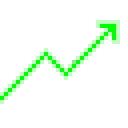
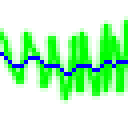
Comparing the layer stacks of the two w=128, h=128 images. Changes:
hid "growth" over [0, 20, 120, 104]
added layer "smooth" above "reciprocal" over [0, 16, 128, 104]
